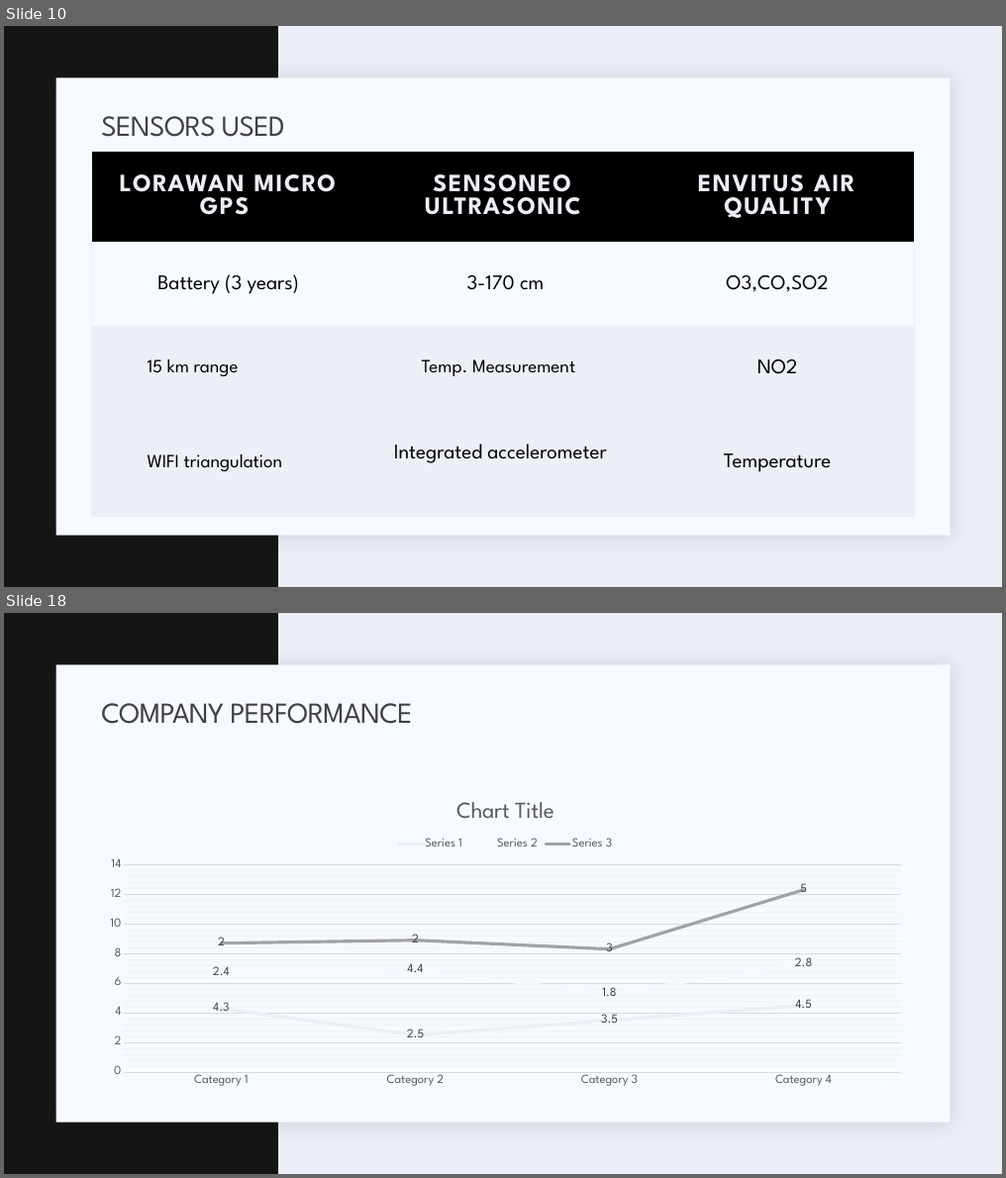
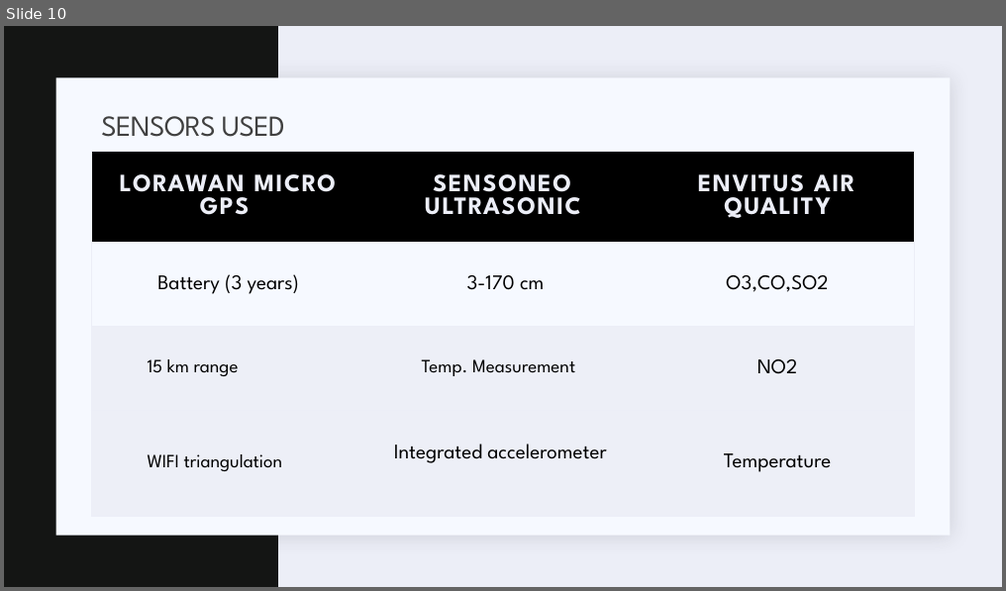
Before and after one commit to marios-stam/Project_IOT, a slide deck: Powerpoints/First Presentation/Waste-management-Final.pptx. Shown one above the other, each under a label of ours: slides 10 and 18 before the commit, slide 10 after it; the slides between them are not shown. The pictures are 1006x1178 and 1006x591 pixels, drawn with LibreOffice and Linux fonts; fonts in the diff are those of the drawing. Boxes give left, top, right and bottom in pixels: in the first picture for what was removed or moved away, otherwise in the second. Text is boxed around its words. In the diff, an @@ line names an element or a change of style, - is before the commit and + after.

```diff
--- a/Powerpoints/First Presentation/Waste-management-Final.pptx
+++ b/Powerpoints/First Presentation/Waste-management-Final.pptx
@@ slide 18 removed at [4, 613, 1002, 1174], background #ECEEF7; not listed: 2 template elements that a slide beside it also shows @@
@@ title removed at [101, 703, 412, 724] @@
-COMPANY PERFORMANCE
@@ line stacked chart removed at [94, 786, 918, 1093] @@
-categories: Category 1, Category 2, Category 3, Category 4
-Series 1: 4.3, 2.5, 3.5, 4.5
-Series 2: 2.4, 4.4, 1.8, 2.8
-Series 3: 2, 2, 3, 5
```
Also in this commit, not shown: 1 slide changed, 1 slide added, 13 other slides removed.
